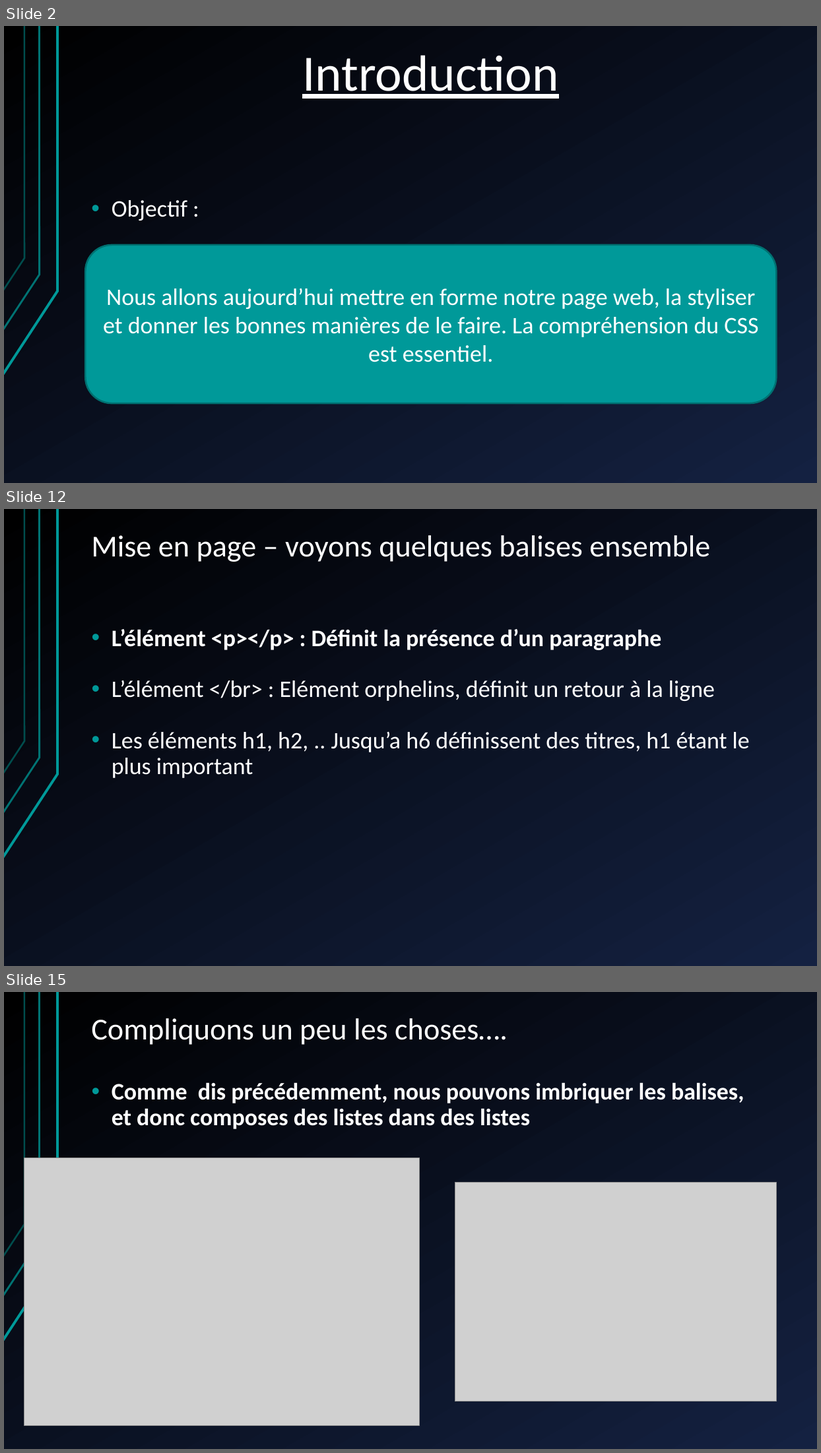
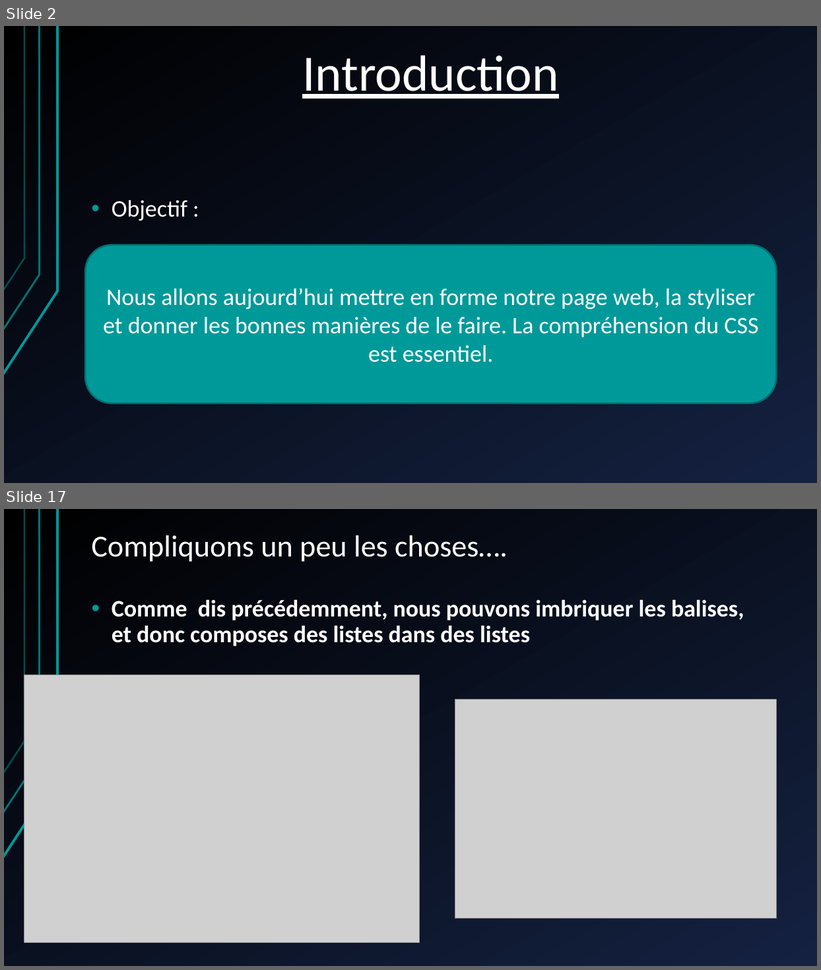
Before and after one commit to shyne99/formation-web, a slide deck: Seance 2 HTML CSS PHP.pptx. Shown one above the other, each under a label of ours: slides 2, 12 and 15 before the commit, slides 2 and 17 after it; the slides between them are not shown. The pictures are 821x1453 and 821x970 pixels, drawn with LibreOffice and Linux fonts; fonts in the diff are those of the drawing; grey boxes stand for pictures. Boxes give left, top, right and bottom in pixels: in the first picture for what was removed or moved away, otherwise in the second. Text is boxed around its words. In the diff, an @@ line names an element or a change of style, - is before the commit and + after.

```diff
--- a/Seance 2 HTML CSS PHP.pptx
+++ b/Seance 2 HTML CSS PHP.pptx
@@ slide 12 removed at <box>4,509,817,966</box>, background gradient #142141 to #000000; not listed: 3 template elements that a slide beside it also shows @@
@@ title removed at <box>91,535,710,562</box> @@
-Mise en page – voyons quelques balises ensemble
@@ text removed at <box>112,629,750,778</box> @@
-• L’élément <p></p> : Définit la présence d’un paragraphe
-• L’élément </br> : Elément orphelins, définit un retour à la ligne
-• Les éléments h1, h2, .. Jusqu’a h6 définissent des titres, h1 étant le plus important
@@ what was slide 15 is now slide 17 @@
```
Also in this commit, not shown: 10 slides changed, 12 slides added, 7 other slides removed.
